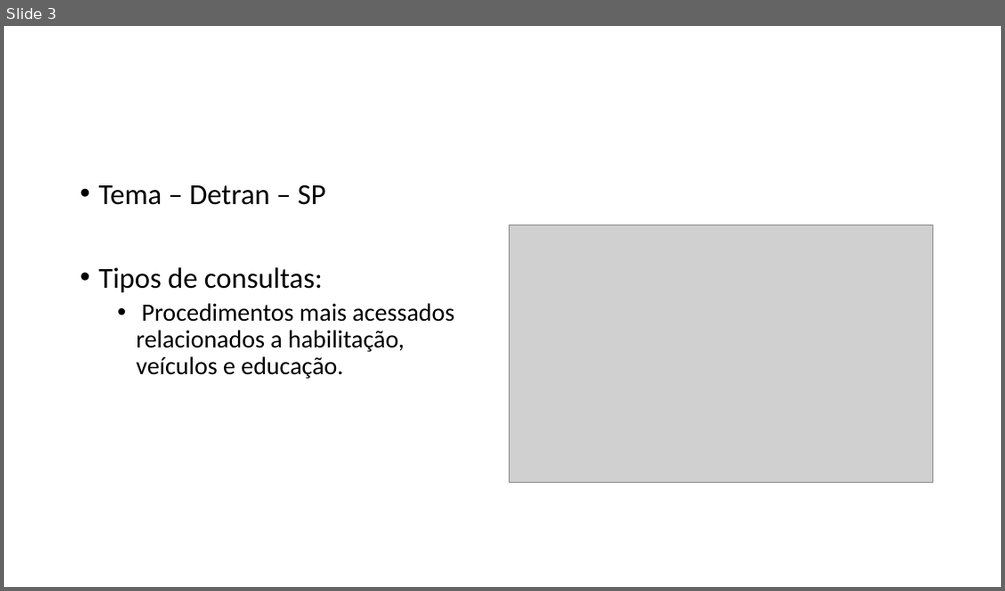
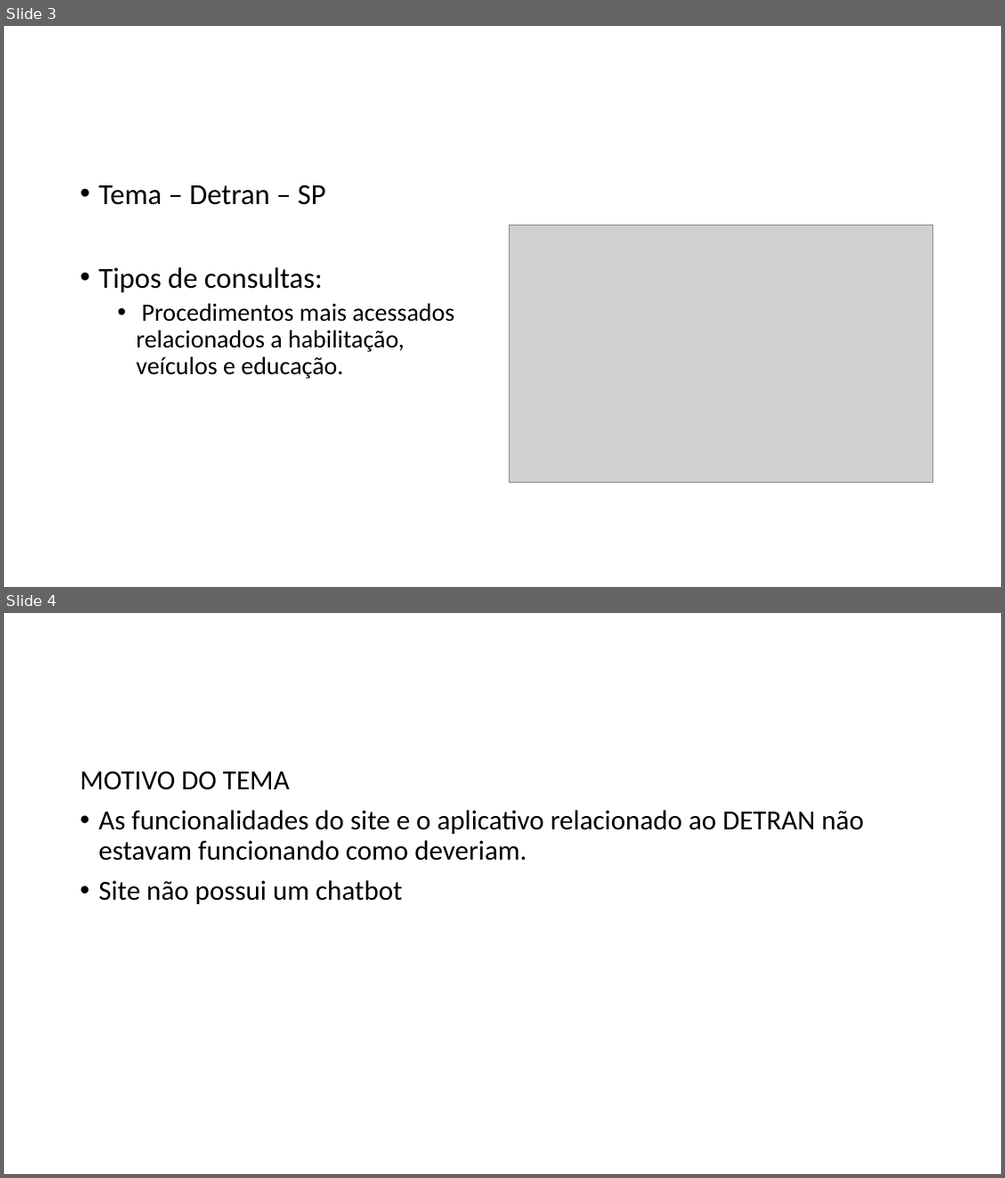
Before and after one commit to GabrielDBN/Projeto_Chatbot, a slide deck: Apresentação Chatbot.pptx. Shown one above the other, each under a label of ours: slide 3 before the commit, slides 3 and 4 after it. The pictures are 1005x591 and 1005x1178 pixels, drawn with LibreOffice and Linux fonts; fonts in the diff are those of the drawing; grey boxes stand for pictures; background and template pictures are left out. Boxes give left, top, right and bottom in pixels: in the first picture for what was removed or moved away, otherwise in the second. Text is boxed around its words. In the diff, an @@ line names an element or a change of style, - is before the commit and + after.

Commit message:
Atualização da apresentação do projeto

```diff
--- a/Apresentação Chatbot.pptx
+++ b/Apresentação Chatbot.pptx
@@ slide 4 added at (x1=4, y1=613, x2=1001, y2=1174), background #FFFFFF @@
@@ text added at (x1=80, y1=771, x2=863, y2=904), 26.6 pt, text #000000 @@
+MOTIVO DO TEMA
+• As funcionalidades do site e o aplicativo relacionado ao DETRAN não estavam funcionando como deveriam.
+• Site não possui um chatbot
```
Also in this commit, not shown: 1 other file.
